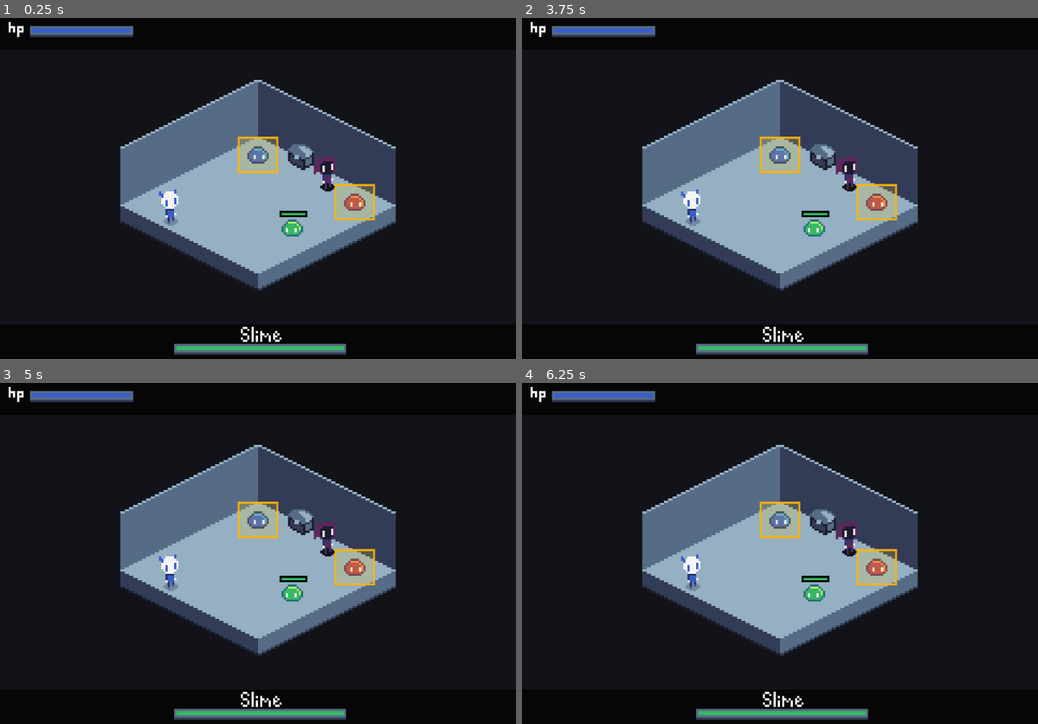
Above: before the commit, frames 1-4 (two rows, left to right).
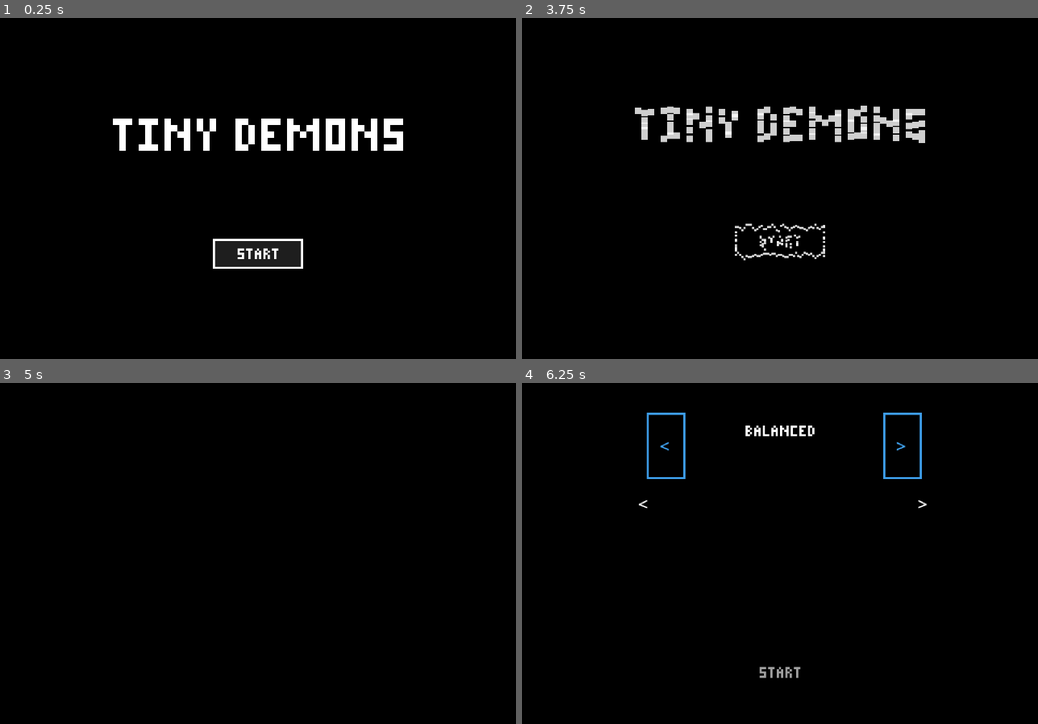
Above: after the commit, the same moments.

Repository: Whynchu/TinyDemons
Game: Godot game, scene res://scenes/main.tscn
Two runs of this game, one before a commit and one after it. Both use one fixed random seed, a clock stepped at 60 frames per second and the inputs below.
Inputs (mouse positions are in pixels of both pictures, inside the frame that each line leads up to):
- Up to frame 1 (0.25 s): no input
- Up to frame 2 (3.75 s): click (780, 253) at 0.52 s; click (780, 253) at 1.27 s; click (780, 249) at 2.02 s; click (780, 249) at 2.77 s; tap Enter (ui_accept) at 3.5 s; move the mouse to (893, 171) at 3.52 s; hold Right (ui_right) from 3.53 s (still down); tap J at 3.6 s; click (893, 171) at 3.67 s
- Up to frame 3 (5 s): tap Enter (ui_accept) at 3.77 s; release Right (ui_right) at 4.25 s; click (258, 669) at 4.27 s
- Up to frame 4 (6.25 s): click (780, 669) at 5.02 s; click (780, 672) at 5.77 s

The runs differ from the first frame. In frame 1, 25% of the frame differs, in the area x 1-79%, y 1-99%; in frame 2, 25%; in frame 3, 25%; in frame 4, 26%.
Error before the commit: Invalid call. Nonexistent function 'build_frames' in base 'Nil'. (res://scripts/gameplay_bootstrap.gd:44)
Error after the commit: Invalid call. Nonexistent function 'recolor_frames' in base 'Nil'. (res://scripts/player_animation_component.gd:28)

Commit message:
Initialize player animation component before frame build

Diff:
--- a/tiny-demons/scripts/gameplay_bootstrap.gd
+++ b/tiny-demons/scripts/gameplay_bootstrap.gd
@@ -41,6 +41,7 @@
 	(root.get("hp_overhead") as Sprite2D).z_as_relative = false; (root.get("hp_overhead_fill") as Sprite2D).z_as_relative = false
 	root.set("target_health_bar_size", (root.get("target_health_fill") as Sprite2D).texture.get_size()); root.set("player_health_fill_size", (root.get("player_health_fill") as Sprite2D).texture.get_size())
 	root.call("_build_depth_lists"); occlusion.register_sprites(actors, root.get("occluder_sprites"))
+	root.set("player_animation_component", root.call("_ensure_player_component", PlayerAnimationComponent, "Animation"))
 	(root.get("player_animation_component") as PlayerAnimationComponent).build_frames(root); root.call("_build_rest_fire_f …(478 unchanged characters)…
 	(root.get("screen_state_controller") as ScreenStateController).set_state(&"title")
 	_initialize_player(root, player)
